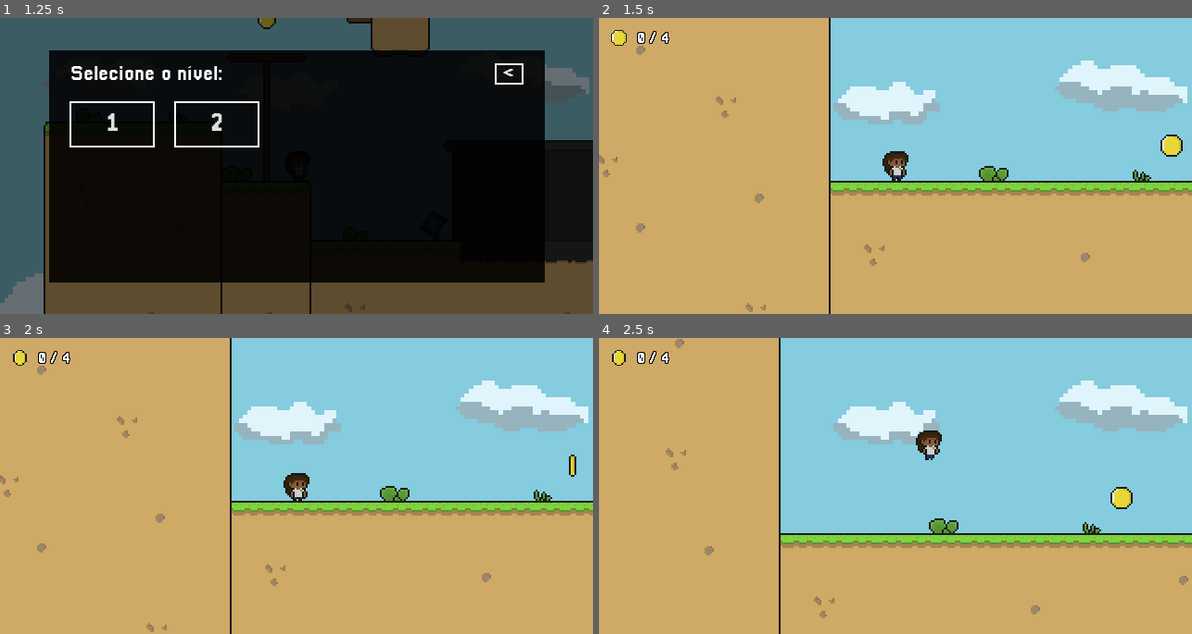
Above: before the commit, frames 1-4 (two rows, left to right).
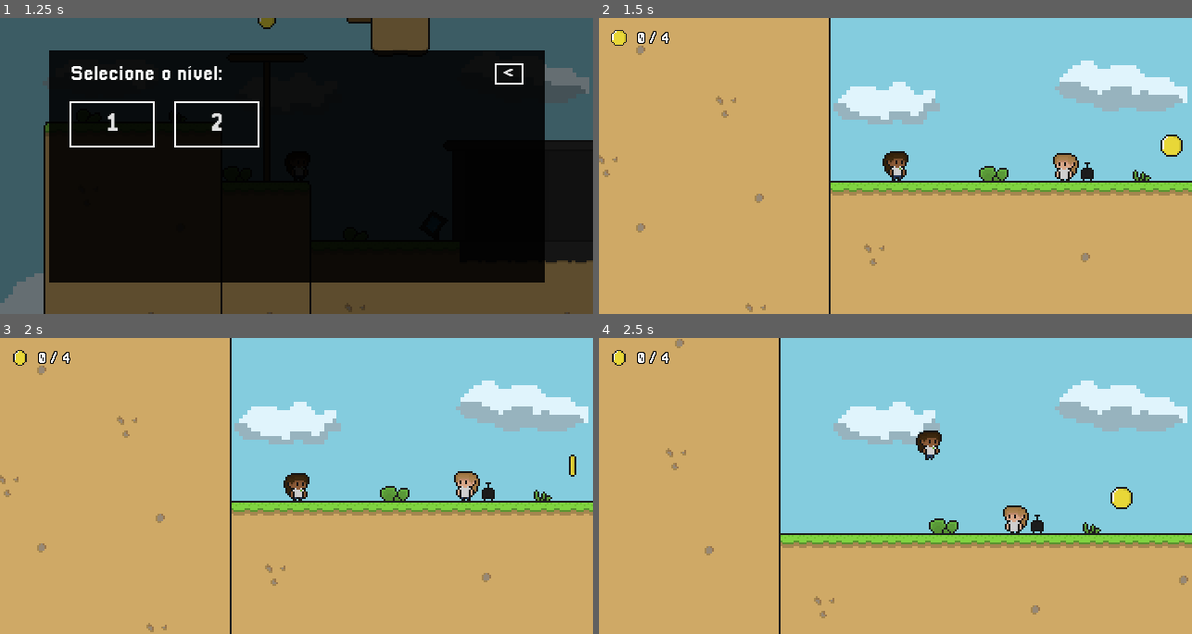
Above: after the commit, the same moments.

Repository: DanilloPitta/MathMinigames
Game: Godot game, scene res://MiniGames/MathVaults/Menu/menu.tscn
Two runs of this game, one before a commit and one after it. Both use one fixed random seed, a clock stepped at 60 frames per second and the inputs below.
Inputs (mouse positions are in pixels of both pictures, inside the frame that each line leads up to):
- Up to frame 1 (1.25 s): click "JOGAR" at 0.5 s
- Up to frame 2 (1.5 s): click "1" at 1.25 s
- Up to frame 3 (2 s): no input
- Up to frame 4 (2.5 s): move the mouse to (1025, 471) at 2.02 s; hold Right (ui_right) from 2.03 s (still down); click (1025, 471) at 2.17 s; tap W (jump) at 2.27 s

Frame 1 is identical in both runs. In frame 2, 0.4% of the frame differs, in the area x 76-84%, y 45-55%; in frame 3, 0.4%; in frame 4, 0.4%.

Commit message:
começo tutorial mathvaults

Diff:
--- a/MiniGames/MathVaults/Levels/level_1.tscn
+++ b/MiniGames/MathVaults/Levels/level_1.tscn
@@ -21,6 +21,7 @@
 [ext_resource type="Texture2D" uid="uid://glme7wnd7sj2" path="res://MiniGames/MathVaults/Assets/Sprites/Key/key_one_frame.png" id="17_5ahxu"]
 [ext_resource type="PackedScene" uid="uid://q64y8u5hm47q" path="res://MiniGames/MathVaults/Scenes/level_door.tscn" id="18_hugs4"]
 [ext_resource type="PackedScene" uid="uid://ce7uuxjv8vny4" path="res://MiniGames/MathVaults/Scenes/key.tscn" id="19_fcxvb"]
+[ext_resource type="PackedScene" uid="uid://smrpvji4nxa1" path="res://MiniGames/MathVaults/Scenes/angela_talk.tscn" id="22_278rb"]
 
 [sub_resource type="TileSetAtlasSource" id="TileSetAtlasSource_tobp1"]
 texture = ExtResource("1_5m0jf")
@@ -369,4 +370,7 @@
 [node name="Key" parent="." instance=ExtResource("19_fcxvb")]
 position = Vector2(664, 77)
 
+[node name="AngelaTalk" parent="." instance=ExtResource("22_278rb")]
+position = Vector2(127, 136)
+
 [connection signal="body_entered" from="FallArea" to="FallArea" method="_on_body_entered"]
--- a/MiniGames/MathVaults/Menu/menu.tscn
+++ b/MiniGames/MathVaults/Menu/menu.tscn
@@ -137,6 +137,7 @@
 
 [node name="LevelBtn2" type="Button" parent="LevelSelector"]
 custom_minimum_size = Vector2(50, 50)
+layout_mode = 0
 offset_left = 134.5
 offset_top = 54.5
 offset_right = 226.5
--- /dev/null
+++ b/MiniGames/MathVaults/Scenes/angela_talk.tscn
@@ -0,0 +1,49 @@
+[gd_scene load_steps=8 format=3 uid="uid://smrpvji4nxa1"]
+
+[ext_resource type="Script" path="res://MiniGames/MathVaults/Scripts/angela_talk.gd" id="1_cofr8"]
+[ext_resource type="Texture2D" uid="uid://66p5l6sqnvn0" path="res://MiniGames/MathVaults/Assets/Sprites/NPCs/Angela/idle.png" id="1_rn6pa"]
+[ext_resource type="Texture2D" uid="uid://cpgt2fr82xris" path="res://MiniGames/MathVaults/Assets/Sprites/ScenaryObjects/angela_bag.png" id="3_urdqy"]
+
+[sub_resource type="AtlasTexture" id="AtlasTexture_kjda6"]
+atlas = ExtResource("1_rn6pa")
+region = Rect2(0, 0, 16, 16)
+
+[sub_resource type="AtlasTexture" id="AtlasTexture_l6p7e"]
+atlas = ExtResource("1_rn6pa")
+region = Rect2(0, 16, 16, 16)
+
+[sub_resource type="SpriteFrames" id="SpriteFrames_ee3jj"]
+animations = [{
+"frames": [{
+"duration": 1.0,
+"texture": SubResource("AtlasTexture_kjda6")
+}, {
+"duration": 1.0,
+"texture": SubResource("AtlasTexture_l6p7e")
+}],
+"loop": true,
+"name": &"default",
+"speed": 2.0
+}]
+
+[sub_resource type="RectangleShape2D" id="RectangleShape2D_xp84o"]
+size = Vector2(44, 68)
+
+[node name="AngelaTalk" type="Area2D"]
+script = ExtResource("1_cofr8")
+
+[node name="AnimatedSprite2D" type="AnimatedSprite2D" parent="."]
+sprite_frames = SubResource("SpriteFrames_ee3jj")
+autoplay = "default"
+frame_progress = 0.924545
+flip_h = true
+
+[node name="AngelaBag" type="Sprite2D" parent="."]
+position = Vector2(11, 0)
+texture = ExtResource("3_urdqy")
+
+[node name="CollisionShape2D" type="CollisionShape2D" parent="."]
+position = Vector2(-2, -26)
+shape = SubResource("RectangleShape2D_xp84o")
+
+[connection signal="body_entered" from="." to="." method="_on_body_entered"]
--- /dev/null
+++ b/MiniGames/MathVaults/Scenes/angela_talk_ui.tscn
@@ -0,0 +1,20 @@
+[gd_scene format=3 uid="uid://dom66vihrde26"]
+
+[node name="AngelaTalkUI" type="Control"]
+layout_mode = 3
+anchors_preset = 15
+anchor_right = 1.0
+anchor_bottom = 1.0
+grow_horizontal = 2
+grow_vertical = 2
+
+[node name="ColorRect" type="ColorRect" parent="."]
+layout_mode = 1
+anchors_preset = 12
+anchor_top = 1.0
+anchor_right = 1.0
+anchor_bottom = 1.0
+offset_top = -110.0
+grow_horizontal = 2
+grow_vertical = 0
+color = Color(0, 0, 0, 0.588235)
--- /dev/null
+++ b/MiniGames/MathVaults/Scripts/angela_talk.gd
@@ -0,0 +1,11 @@
+extends Area2D
+
+@onready var angela_talk_ui = preload("res://MiniGames/MathVaults/Scenes/angela_talk_ui.tscn")
+
+var tutorial_completed = false
+
+
+func _on_body_entered(body):
+	if body.name == "CharacterBody2D":
+		if !tutorial_completed:
+			angela_talk_ui.instantiate()
Not shown: 1 places in MiniGames/MathVaults/Levels/level_1.tscn that only renumber resources
